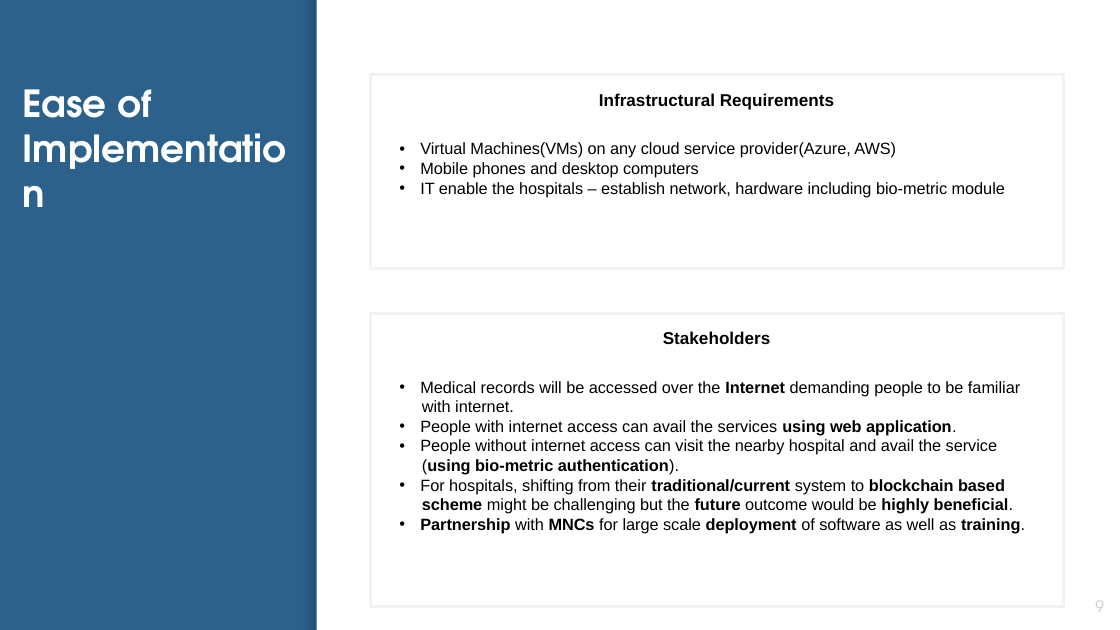
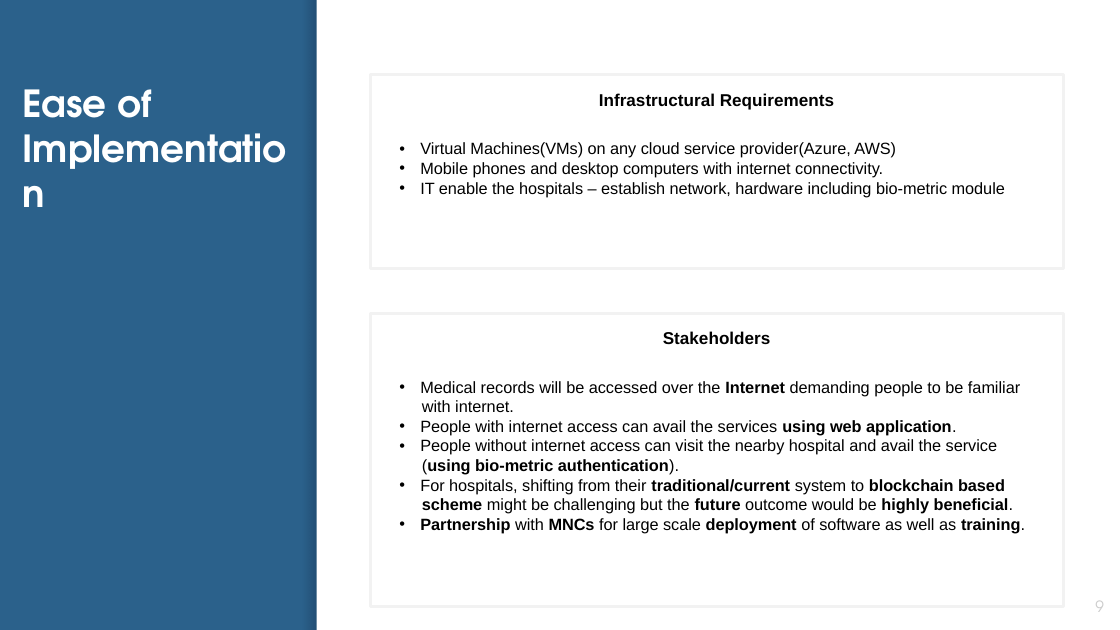
Before and after one commit to ShikharBhatt/NITI, a slide deck: slide 9 of niti aayog.pptx. Drawn at 1120x630 pixels with LibreOffice and Linux fonts; fonts in the diff are those of the drawing. Boxes give left, top, right and bottom in pixels: in the first picture for what was removed or moved away, otherwise in the second. Text is boxed around its words. In the diff, an @@ line names an element or a change of style, - is before the commit and + after.

```diff
--- a/niti aayog.pptx
+++ b/niti aayog.pptx
@@ text at (420, 162, 883, 178): text changed @@
-• Mobile phones and desktop computers
+• Mobile phones and desktop computers with internet connectivity.
```
Also in this commit, not shown: 3 other slides changed, 2 slides added, 2 slides removed, 2 other files.
